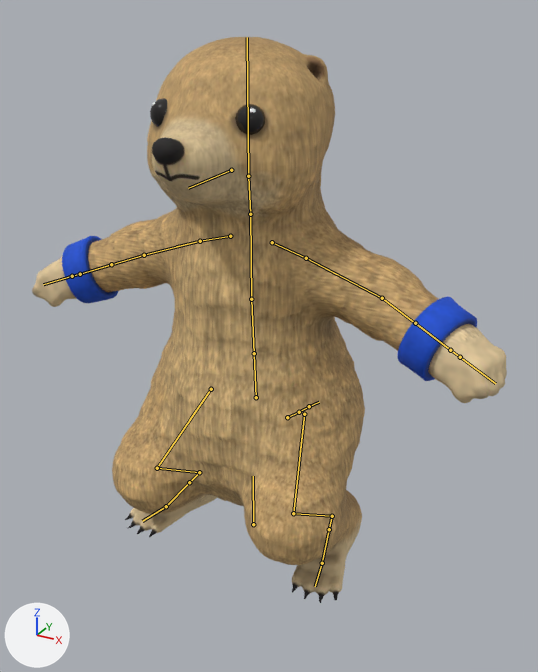
The Blender file exp/fable-3d/chars/pisuke/pisuke.blend: old version first, new version second.
Rendered twice from a camera (50 mm lens) standing at (0.427, -0.732, 0.658) and looking at (0.021, 0.006, 0.289). Every picture has the same lights, and +X, +Y and +Z are marked at lower left. The picture after the commit comes second. The bones that bend it are drawn over the model as lines.

The first picture shows 'Mamo_pisuke'.
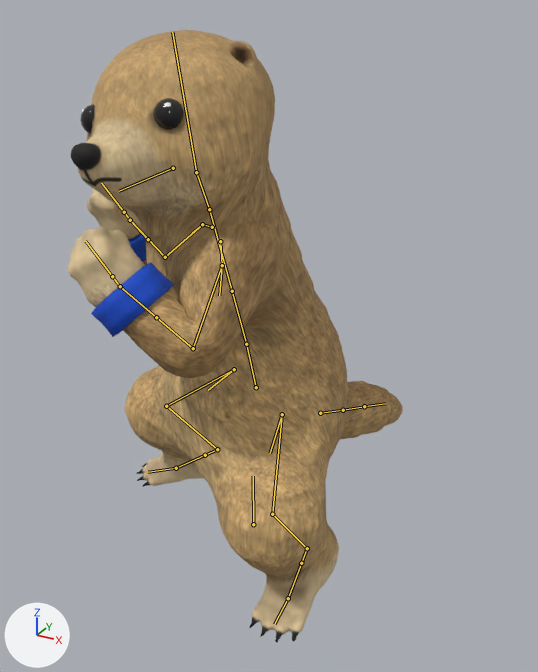
The newer file adds an action. The first version stands in its rest pose; the second is drawn at frame 0 of the action 'sp_double_kick'.

What differs and where, as boxes (x1, y1, x2, y2) in the pictures (538 x 672 px):
'Mamo_pisuke', posed (29% narrower, 8% taller): before (32, 37, 507, 603); after (68, 30, 403, 642)
bone 'pelvis', root to tip: before (256, 397) to (254, 353); after (256, 387) to (246, 344)
bone 'spine', root to tip: before (254, 353) to (251, 299); after (246, 344) to (232, 291)
bone 'chest', root to tip: before (251, 299) to (250, 214); after (232, 291) to (209, 209)
bone 'neck', root to tip: before (250, 214) to (248, 176); after (209, 209) to (196, 172)
bone 'head', root to tip: before (248, 176) to (247, 37); after (196, 172) to (172, 32)
bone 'shoulder.L', root to tip: before (272, 242) to (306, 258); after (220, 241) to (222, 265)
bone 'shoulder.R', root to tip: before (230, 236) to (200, 241); after (212, 227) to (202, 224)

What the commit changed:
Bone 'pelvis' (bone_pelvis) moves from (0.0, 0.0, 0.0) to (0.0, 0.015, -0.001).
Bone 'pelvis' (bone_pelvis) turns from (0, 0, 0) to (6, -34, 3) degrees about its own x, y and z.
Bone 'spine' (bone_spine) turns from (0, 0, 0) to (3, -5, 0) degrees about its own x, y and z.
Bone 'chest' (bone_chest) turns from (0, 0, 0) to (4, -9, 0) degrees about its own x, y and z.
Bone 'neck' (bone_neck) turns from (0, 0, 0) to (-2, 15, -1) degrees about its own x, y and z.
Bone 'head' (bone_head) turns from (0, 0, 0) to (-6, 27, 0) degrees about its own x, y and z.
Bone 'shoulder.L' (bone_shoulder_l) turns from (0, 0, 0) to (-1, 3, -12) degrees about its own x, y and z.
Bone 'shoulder.R' (bone_shoulder_r) turns from (0, 0, 0) to (1, -3, 9) degrees about its own x, y and z.
Bone 'ik_hand.L' (bone_ik_hand_l) moves from (0.0, 0.0, 0.0) to (0.203, -0.255, -0.122).
Bone 'ik_hand.L' (bone_ik_hand_l) turns from (0, 0, 0) to (149, -29, 66) degrees about its own x, y and z.
Bone 'ik_foot.L' (bone_ik_foot_l) moves from (0.0, 0.0, 0.0) to (0.017, 0.068, -0.027).
Bone 'ik_foot.L' (bone_ik_foot_l) turns from (0, 0, 0) to (-7, 3, 3) degrees about its own x, y and z.
Bone 'pole_elbow.L' (bone_pole_elbow_l) moves from (0.0, 0.0, 0.0) to (-0.033, -0.142, 0.307).
Bone 'pole_knee.L' (bone_pole_knee_l) moves from (0.0, 0.0, 0.0) to (0.009, 0.114, 0.099).
Bone 'ik_hand.R' (bone_ik_hand_r) moves from (0.0, 0.0, 0.0) to (-0.056, -0.115, 0.031).
Bone 'ik_hand.R' (bone_ik_hand_r) turns from (0, 0, 0) to (-89, 134, -8) degrees about its own x, y and z.
Bone 'ik_foot.R' (bone_ik_foot_r) moves from (0.0, 0.0, 0.0) to (0.01, -0.057, 0.032).
Bone 'ik_foot.R' (bone_ik_foot_r) turns from (0, 0, 0) to (32, 9, 17) degrees about its own x, y and z.
Bone 'pole_elbow.R' (bone_pole_elbow_r) moves from (0.0, 0.0, 0.0) to (0.045, -0.116, -0.02).
Bone 'pole_knee.R' (bone_pole_knee_r) moves from (0.0, 0.0, 0.0) to (-0.241, 0.105, -0.15).
